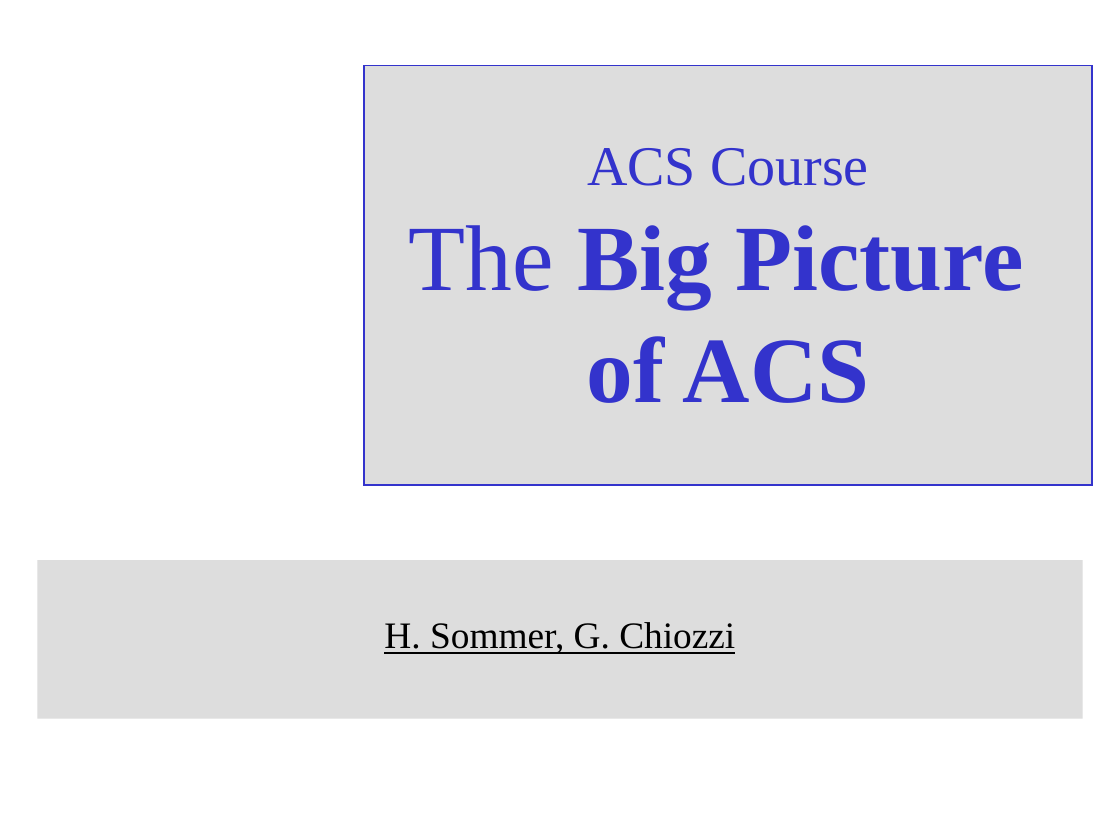
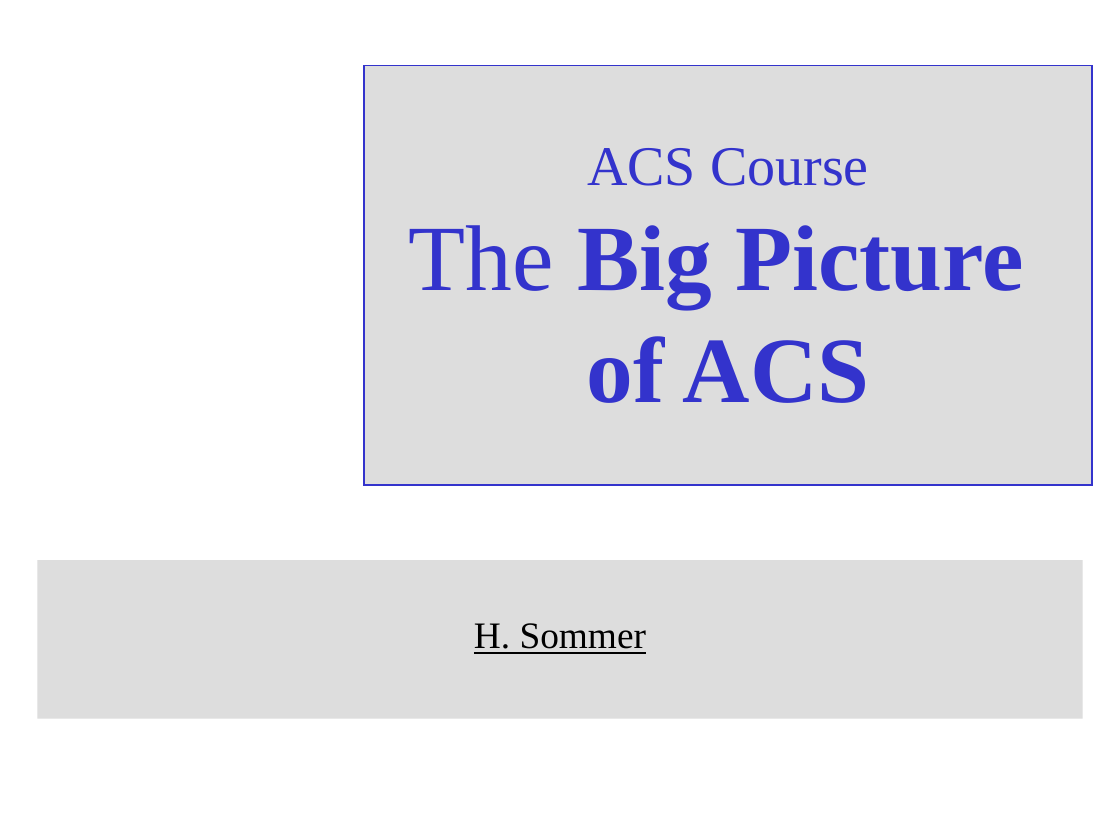
Before and after one commit to ACS-Community/ACS, a slide deck: slide 1 of Documents/ACS-Course/ACSBigPicture.ppt. Drawn at 1120x840 pixels with LibreOffice and Linux fonts; fonts in the diff are those of the drawing; background and template pictures are left out. Boxes give left, top, right and bottom in pixels: in the first picture for what was removed or moved away, otherwise in the second. Text is boxed around its words. In the diff, an @@ line names an element or a change of style, - is before the commit and + after.

Commit message:
Minor update for ACS course in Garching.

```diff
--- a/Documents/ACS-Course/ACSBigPicture.ppt
+++ b/Documents/ACS-Course/ACSBigPicture.ppt
@@ subtitle at (474,623,646,654): text changed @@
-H. Sommer, G. Chiozzi
+H. Sommer
```
Also in this commit, not shown: 3 other slides changed.
